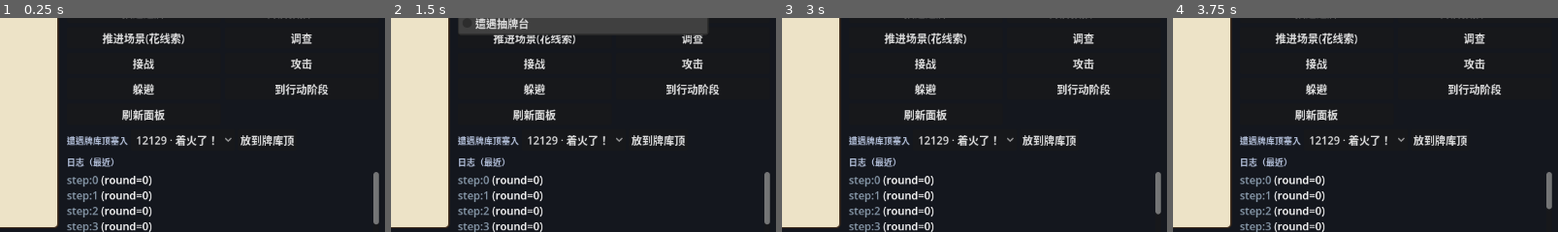
Above: before the commit, frames 1-4 (left to right).
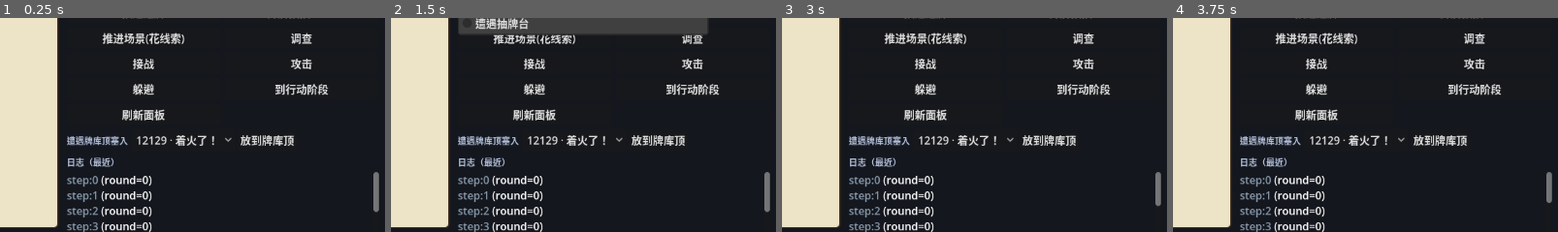
Above: after the commit, the same moments.

Repository: BlastMasterCreeper/arkhamhorror
Game: Godot game, scene res://ui/sandbox/sandbox.tscn
Same seed, same stepped clock (60 frames per second), same inputs: the game is played once before the commit and once after it.
Inputs:
- Up to frame 1 (0.25 s): no input
- Up to frame 2 (1.5 s): click "翻看 a/b 面" at 0.5 s; click "烈火渐起 · 开局" at 1.25 s
- Up to frame 3 (3 s): click "加载 / 重置" at 2 s; click "放置毁灭" at 2.75 s
- Up to frame 4 (3.75 s): click "推进密谋" at 3.5 s
The pictures show only the part of the screen within x 50-100%, y 31-81%; the shares and areas given below are measured in that part.

The runs differ from the first frame. In frame 1, less than 0.1% of the frame differs, in the area x 96-99%, y 89-97%; in frame 2, less than 0.1%; in frame 3, less than 0.1%; in frame 4, less than 0.1%.

Commit message:
feat: G6 phase begins/ends framework hooks
Register seq.framework.{mythos,investigation,enemy,upkeep}_phase_{begins,ends}
and emit from FrameworkFlowEngine on enter. Investigation ends keeps
existing flow id for Fire! Forced.

Co-authored-by: BlastMasterCreeper <BlastMasterCreeper@users.noreply.github.com>

Diff:
--- a/bootstrap/sequence_catalog_bootstrap.gd
+++ b/bootstrap/sequence_catalog_bootstrap.gd
@@ -390,13 +390,47 @@
 
 
 static func _register_mythos_flows(catalog: SequenceCatalog) -> void:
-	catalog.register_run(
-		&"seq.framework.investigation_phase_ends",
+	## G6：四阶段 begins/ends 钩子（仅 WHEN/AFTER；步进仍在 FrameworkFlowEngine）。
+	_register_phase_boundary(
+		catalog, PhaseBoundaryFlow.FLOW_MYTHOS_BEGINS, &"mythos", &"begins"
+	)
+	_register_phase_boundary(
+		catalog, PhaseBoundaryFlow.FLOW_MYTHOS_ENDS, &"mythos", &"ends"
+	)
+	_register_phase_boundary(
+		catalog, PhaseBoundaryFlow.FLOW_INVESTIGATION_BEGINS, &"investigation", &"begins"
+	)
+	_register_phase_boundary(
+		catalog, PhaseBoundaryFlow.FLOW_INVESTIGATION_ENDS, &"investigation", &"ends"
+	)
+	_register_phase_boundary(
+		catalog, PhaseBoundaryFlow.FLOW_ENEMY_BEGINS, &"enemy", &"begins"
+	)
+	_register_phase_boundary(
+		catalog, PhaseBoundaryFlow.FLOW_ENEMY_ENDS, &"enemy", &"ends"
+	)
+	_register_phase_boundary(
+		catalog, PhaseBoundaryFlow.FLOW_UPKEEP_BEGINS, &"upkeep", &"begins"
+	)
+	_register_phase_boundary(
+		catalog, PhaseBoundaryFlow.FLOW_UPKEEP_ENDS, &"upkeep", &"ends"
+	)
+
+
+static func _register_phase_boundary(
+	catalog: SequenceCatalog,
+	flow_id: StringName,
+	phase: StringName,
+	boundary: StringName
+) -> void:
+	catalog.register_run(
+		flow_id,
 		func(_params: Dictionary) -> TriggeringCondition:
-			return TriggeringCondition.investigation_phase_ends(),
-		func(_game_ctx: GameContext, _params: Dictionary) -> Dictionary:
-			## 仅提供 WHEN/AFTER 钩子供 Forced 订阅；框架步进本身已在 FrameworkFlowEngine。
-			return {"ok": true}
+			return TriggeringCondition.phase_boundary(phase, boundary),
+		func(game_ctx: GameContext, params: Dictionary) -> Dictionary:
+			var p := params.duplicate() if params != null else {}
+			p["flow_id"] = flow_id
+			return PhaseBoundaryFlow.resolve(game_ctx, p)
 	)
 	catalog.register_run(
 		&"seq.mythos.place_doom",
--- /dev/null
+++ b/core/timing/phase_boundary_flow.gd
@@ -0,0 +1,67 @@
+class_name PhaseBoundaryFlow
+extends RefCounted
+
+## 阶段边界钩子 · `seq.framework.*_phase_{begins,ends}`。
+## 仅提供 WHEN/AFTER 订点；框架步进本身仍在 FrameworkFlowEngine。
+
+const FLOW_MYTHOS_BEGINS := &"seq.framework.mythos_phase_begins"
+const FLOW_MYTHOS_ENDS := &"seq.framework.mythos_phase_ends"
+const FLOW_INVESTIGATION_BEGINS := &"seq.framework.investigation_phase_begins"
+const FLOW_INVESTIGATION_ENDS := &"seq.framework.investigation_phase_ends"
+const FLOW_ENEMY_BEGINS := &"seq.framework.enemy_phase_begins"
+const FLOW_ENEMY_ENDS := &"seq.framework.enemy_phase_ends"
+const FLOW_UPKEEP_BEGINS := &"seq.framework.upkeep_phase_begins"
+const FLOW_UPKEEP_ENDS := &"seq.framework.upkeep_phase_ends"
+
+const ALL_FLOWS: Array[StringName] = [
+	FLOW_MYTHOS_BEGINS,
+	FLOW_MYTHOS_ENDS,
+	FLOW_INVESTIGATION_BEGINS,
+	FLOW_INVESTIGATION_ENDS,
+	FLOW_ENEMY_BEGINS,
+	FLOW_ENEMY_ENDS,
+	FLOW_UPKEEP_BEGINS,
+	FLOW_UPKEEP_ENDS,
+]
+
+
+static func flow_for_step(step: AhcEnums.FrameworkStep) -> StringName:
+	match step:
+		AhcEnums.FrameworkStep.MYTHOS_1_1_PHASE_BEGINS:
+			return FLOW_MYTHOS_BEGINS
+		AhcEnums.FrameworkStep.MYTHOS_1_5_PHASE_ENDS:
+			return FLOW_MYTHOS_ENDS
+		AhcEnums.FrameworkStep.INV_2_1_PHASE_BEGINS:
+			return FLOW_INVESTIGATION_BEGINS
+		AhcEnums.FrameworkStep.INV_2_3_PHASE_ENDS:
+			return FLOW_INVESTIGATION_ENDS
+		AhcEnums.FrameworkStep.ENEMY_3_1_PHASE_BEGINS:
+			return FLOW_ENEMY_BEGINS
+		AhcEnums.FrameworkStep.ENEMY_3_4_PHASE_ENDS:
+			return FLOW_ENEMY_ENDS
+		AhcEnums.FrameworkStep.UPKEEP_4_1_PHASE_BEGINS:
+			return FLOW_UPKEEP_BEGINS
+		AhcEnums.FrameworkStep.UPKEEP_4_6_PHASE_ENDS:
+			return FLOW_UPKEEP_ENDS
+	return &""
+
+
+static func emit_for_step(game_ctx: GameContext, step: AhcEnums.FrameworkStep) -> Dictionary:
+	var flow_id := flow_for_step(step)
+	if flow_id == &"":
+		return {"ok": false, "skipped": true}
+	return emit(game_ctx, flow_id)
+
+
+static func emit(game_ctx: GameContext, flow_id: StringName) -> Dictionary:
+	if (
+		game_ctx != null
+		and game_ctx.sequence_catalog != null
+		and game_ctx.sequence_catalog.has_flow(flow_id)
+	):
+		return game_ctx.sequence_catalog.run(game_ctx, flow_id, {})
+	return {"ok": true, "flow_id": flow_id}
+
+
+static func resolve(_game_ctx: GameContext, params: Dictionary) -> Dictionary:
+	return {"ok": true, "flow_id": params.get("flow_id", &"")}
--- a/core/timing/triggering_condition.gd
+++ b/core/timing/triggering_condition.gd
@@ -277,11 +277,25 @@
 static func investigation_phase_ends(
 	after_timing: StringName = &"after_investigation_phase_ends"
 ) -> TriggeringCondition:
-	var t := TriggeringCondition.new()
-	t.id = StringName("investigation_phase_ends_%d" % Time.get_ticks_msec())
-	t.kind = &"investigation_phase_ends"
-	t.tags = [&"framework", &"investigation"]
-	t.after_timing = after_timing
+	return phase_boundary(&"investigation", &"ends", after_timing)
+
+
+## 阶段边界（G6）：phase = mythos|investigation|enemy|upkeep；boundary = begins|ends。
+static func phase_boundary(
+	phase: StringName,
+	boundary: StringName,
+	after_timing: StringName = &""
+) -> TriggeringCondition:
+	var kind := StringName("%s_phase_%s" % [phase, boundary])
+	var t := TriggeringCondition.new()
+	t.id = StringName("%s_%d" % [kind, Time.get_ticks_msec()])
+	t.kind = kind
+	t.tags = [&"framework", phase, boundary]
+	if after_timing == &"":
+		t.after_timing = StringName("after_%s" % kind)
+	else:
+		t.after_timing = after_timing
+	t.payload = {"phase": phase, "boundary": boundary}
 	return t
 
 
--- a/rules/framework/framework_flow_engine.gd
+++ b/rules/framework/framework_flow_engine.gd
@@ -276,14 +276,8 @@
 		_tick_duration(AhcEnums.DurationAnchorKind.THIS_TURN)
 	elif step == AhcEnums.FrameworkStep.INV_2_3_PHASE_ENDS:
 		_tick_duration(AhcEnums.DurationAnchorKind.THIS_PHASE)
-		if _game_ctx != null and _game_ctx.sequence_catalog != null:
-			_game_ctx.sequence_catalog.run(
-				_game_ctx, &"seq.framework.investigation_phase_ends", {}
-			)
 	elif step == AhcEnums.FrameworkStep.UPKEEP_4_6_PHASE_ENDS:
 		_tick_duration(AhcEnums.DurationAnchorKind.THIS_ROUND)
-		if _game_ctx != null:
-			ScenarioObjectiveFlow.check_end_of_round(_game_ctx)
 	elif step == AhcEnums.FrameworkStep.ENEMY_3_2_HUNTER_PATROL_MOVE:
 		if _enemy:
 			_enemy.enemy_phase_3_2_moves()
@@ -298,6 +292,11 @@
 		_resolve_upkeep_draw_and_resource()
 	elif step == AhcEnums.FrameworkStep.UPKEEP_4_5_CHECK_HAND_SIZE:
 		investigators_remaining_this_phase = player_order.duplicate()
+	## G6：阶段 begins/ends 钩子（无映射则 no-op）。
+	if _game_ctx != null:
+		PhaseBoundaryFlow.emit_for_step(_game_ctx, step)
+		if step == AhcEnums.FrameworkStep.UPKEEP_4_6_PHASE_ENDS:
+			ScenarioObjectiveFlow.check_end_of_round(_game_ctx)
 
 
 func _resolve_upkeep_draw_and_resource() -> void:
--- a/tests/run_headless.gd
+++ b/tests/run_headless.gd
@@ -288,6 +288,8 @@
 	_run_test("ZM-01 seq.zone.move catalog", _test_zm_catalog)
 	_run_test("ZM-02 leave play on discard from play", _test_zm_leave_play_discard_asset)
 	_run_test("ZM-03 enemy discard-from-play leave play", _test_zm_enemy_discard_leave_play)
+	_run_test("G6-01 phase boundary catalog", _test_g6_phase_boundary_catalog)
+	_run_test("G6-02 framework emits phase boundary seq", _test_g6_framework_emits)
 	_run_test("ACT-13 draw from deck", _test_act_draw_from_deck)
 	_run_test("ACT-14 draw shuffles discard", _test_act_draw_shuffle)
 	_run_test("ACT-15 draw empty piles defeated", _test_act_draw_defeated)
@@ -6239,6 +6241,43 @@
 	)
 
 
+func _test_g6_phase_boundary_catalog() -> bool:
+	var h := RuleTestHarness.new(42)
+	for flow_id in PhaseBoundaryFlow.ALL_FLOWS:
+		if not h.ctx.sequence_catalog.has_flow(flow_id):
+			return false
+	return (
+		PhaseBoundaryFlow.flow_for_step(AhcEnums.FrameworkStep.MYTHOS_1_1_PHASE_BEGINS)
+		== PhaseBoundaryFlow.FLOW_MYTHOS_BEGINS
+		and PhaseBoundaryFlow.flow_for_step(AhcEnums.FrameworkStep.INV_2_3_PHASE_ENDS)
+		== PhaseBoundaryFlow.FLOW_INVESTIGATION_ENDS
+		and PhaseBoundaryFlow.flow_for_step(AhcEnums.FrameworkStep.ENEMY_3_4_PHASE_ENDS)
+		== PhaseBoundaryFlow.FLOW_ENEMY_ENDS
+		and PhaseBoundaryFlow.flow_for_step(AhcEnums.FrameworkStep.UPKEEP_4_1_PHASE_BEGINS)
+		== PhaseBoundaryFlow.FLOW_UPKEEP_BEGINS
+	)
+
+
+func _test_g6_framework_emits() -> bool:
+	var h := RuleTestHarness.new(42)
+	h.ctx.memory.clear_trace()
+	h.ctx.framework._on_enter_step(AhcEnums.FrameworkStep.MYTHOS_1_1_PHASE_BEGINS)
+	h.ctx.framework._on_enter_step(AhcEnums.FrameworkStep.ENEMY_3_1_PHASE_BEGINS)
+	h.ctx.framework._on_enter_step(AhcEnums.FrameworkStep.UPKEEP_4_6_PHASE_ENDS)
+	var saw_mythos := false
+	var saw_enemy := false
+	var saw_upkeep := false
+	for entry in h.ctx.memory.phase_trace:
+		var s := str(entry)
+		if s.contains("mythos_phase_begins"):
+			saw_mythos = true
+		if s.contains("enemy_phase_begins"):
+			saw_enemy = true
+		if s.contains("upkeep_phase_ends"):
+			saw_upkeep = true
+	return saw_mythos and saw_enemy and saw_upkeep
+
+
 func _test_act_move_fail() -> bool:
 	var h := RuleTestHarness.new(42)
 	if not h.prepare_action_phase():
Not shown, added: core/timing/phase_boundary_flow.gd.uid
Not shown, changed: docs/design/17-seq-runtime.md
Not shown, changed: docs/design/22-seq-granularity.md
